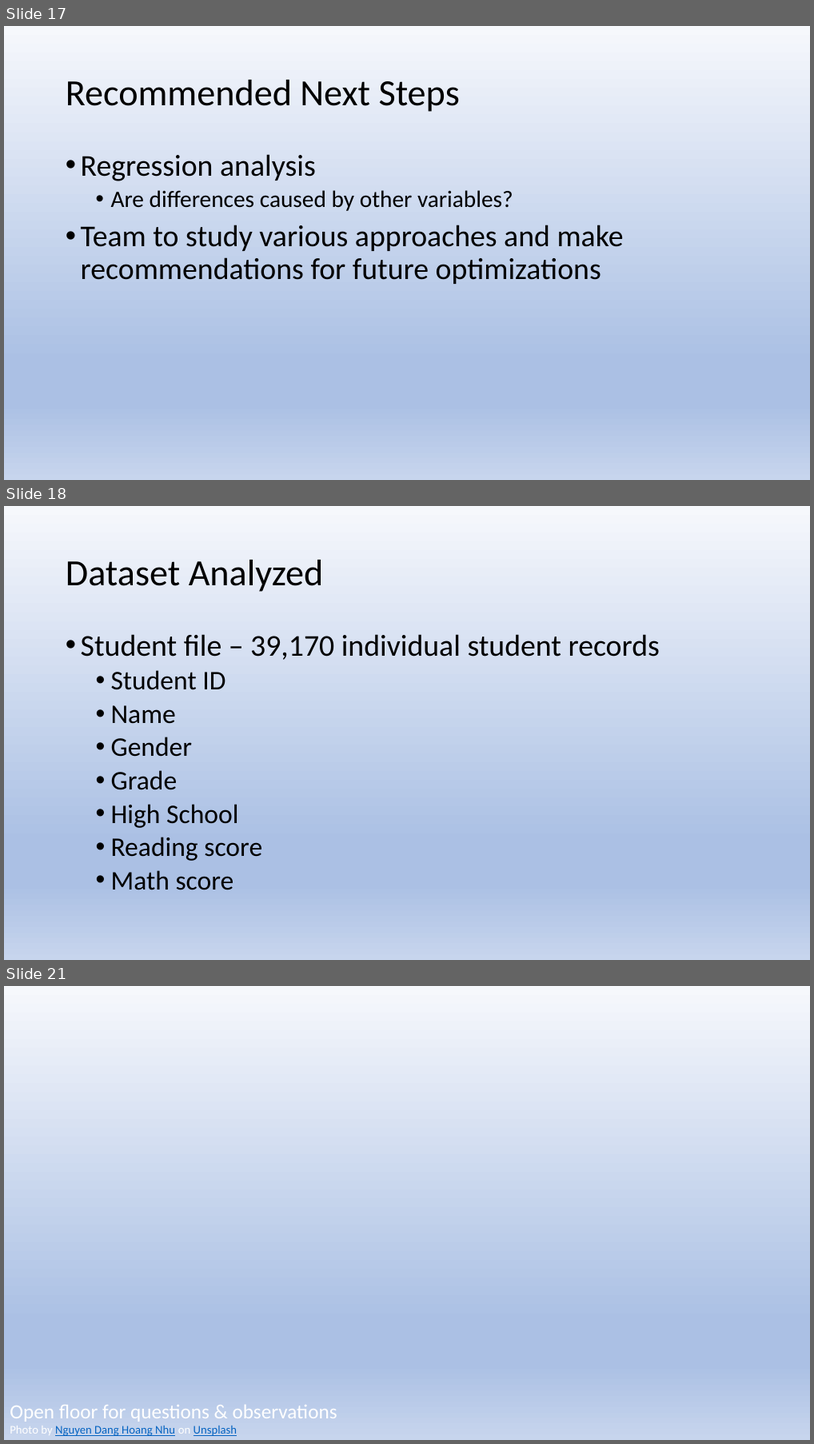
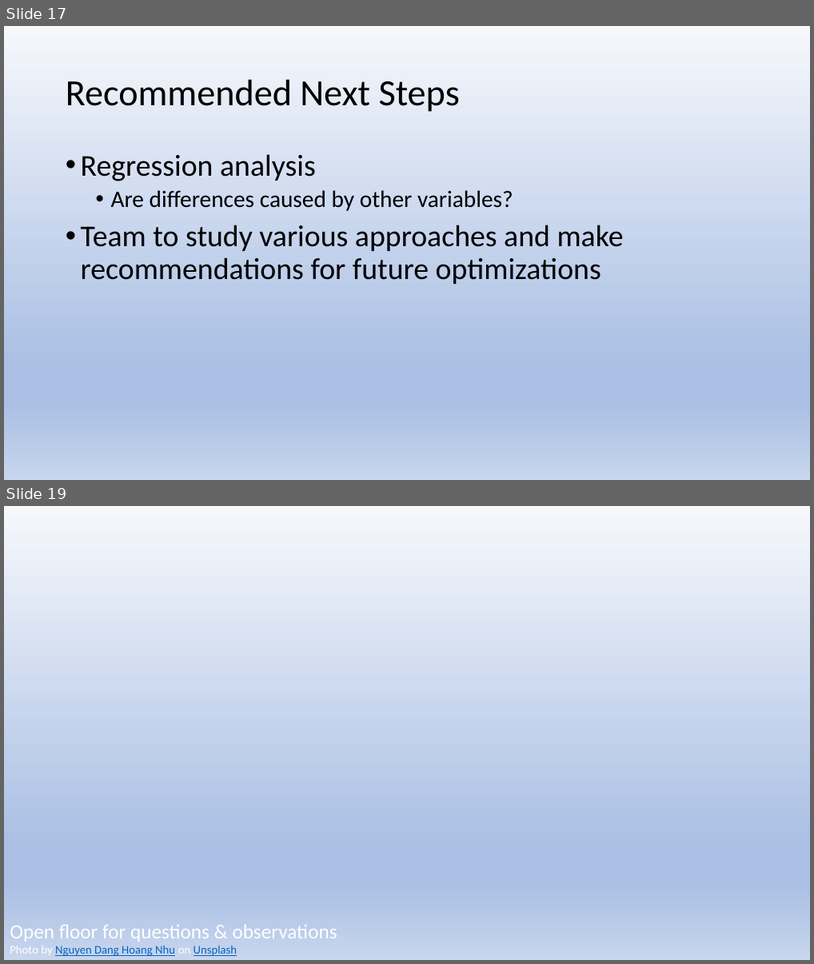
Before and after one commit to js816/tableau_school_district_analysis, a slide deck: School District Analysis.pptx. Shown one above the other, each under a label of ours: slides 17, 18 and 21 before the commit, slides 17 and 19 after it; the slides between them are not shown. The pictures are 814x1444 and 814x964 pixels, drawn with LibreOffice and Linux fonts; fonts in the diff are those of the drawing; background and template pictures are left out. Boxes give left, top, right and bottom in pixels: in the first picture for what was removed or moved away, otherwise in the second. Text is boxed around its words. In the diff, an @@ line names an element or a change of style, - is before the commit and + after.

```diff
--- a/School District Analysis.pptx
+++ b/School District Analysis.pptx
@@ slide 18 removed at box(4, 506, 810, 960), background gradient #F6F8FC to #ABC0E4 to #C7D5ED @@
@@ title removed at box(66, 560, 324, 592) @@
-Dataset Analyzed
@@ text removed at box(81, 634, 660, 890) @@
-• Student file – 39,170 individual student records
-  • Student ID
-  • Name
-  • Gender
-  • Grade
-  • High School
-  • Reading score
-  • Math score
@@ what was slide 21 is now slide 19 @@
```
Also in this commit, not shown: 2 slides changed, 1 other slide removed.
